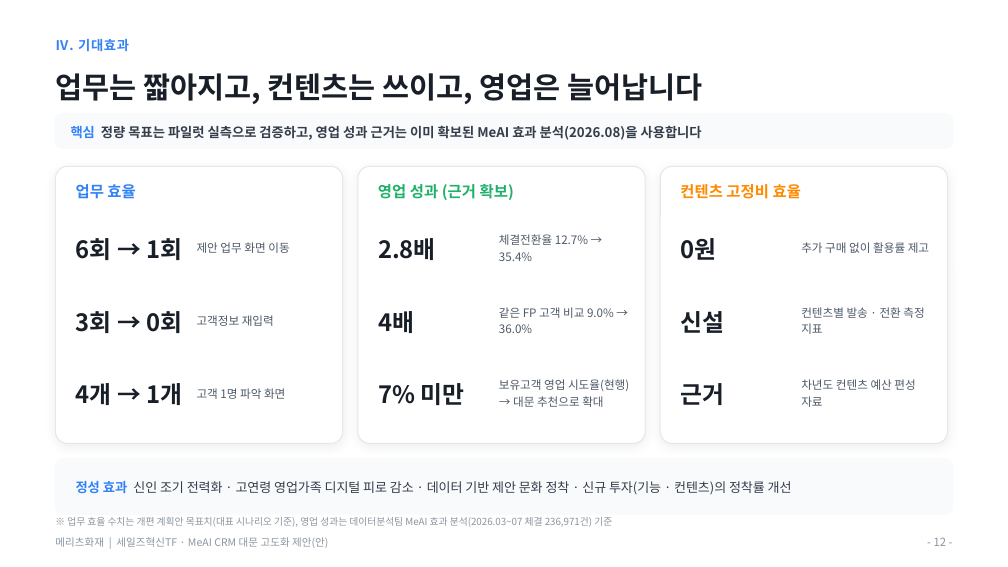
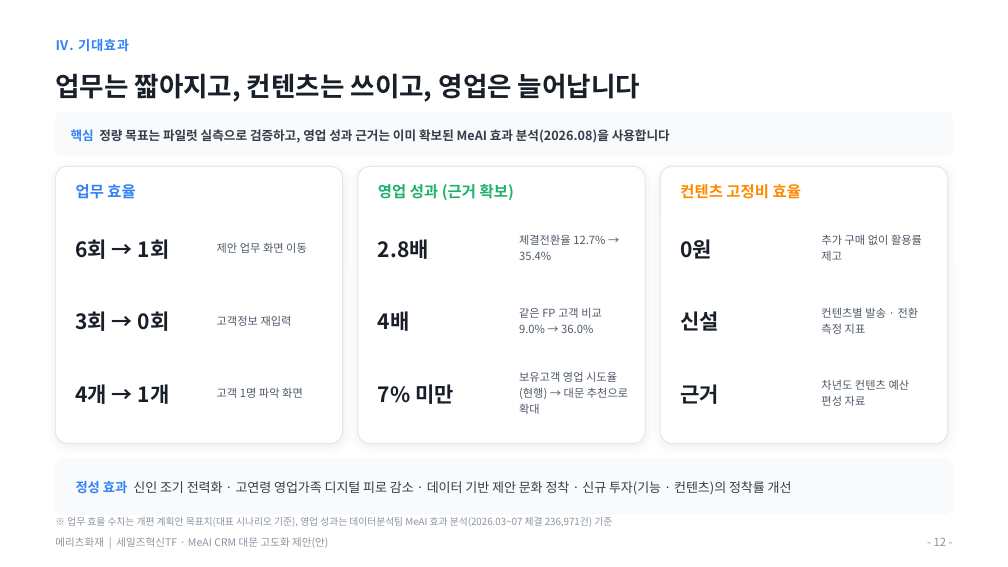
Before and after one commit to hunx11-sys/MeAI, a slide deck: slide 12 of docs/MeAI_CRM대문_고도화_제안_대표이사보고_2026.09.pptx. Drawn at 1008x567 pixels with LibreOffice and Linux fonts; fonts in the diff are those of the drawing. Boxes give left, top, right and bottom in pixels: in the first picture for what was removed or moved away, otherwise in the second. Text is boxed around its words. In the diff, an @@ line names an element or a change of style, - is before the commit and + after.

```diff
--- a/docs/MeAI_CRM대문_고도화_제안_대표이사보고_2026.09.pptx
+++ b/docs/MeAI_CRM대문_고도화_제안_대표이사보고_2026.09.pptx
@@ text "업무는 짧아지고, 컨텐츠는 쓰이고, 영업은 ..." at bbox=[55, 73, 640, 102]: size 21 to 19 pt @@
@@ rounded rectangle: place and size @@
-rounded rectangle at bbox=[55, 114, 953, 148]
+rounded rectangle at bbox=[55, 113, 953, 155]
@@ rounded rectangle at bbox=[55, 113, 953, 155]: proportions changed @@
@@ text "핵심 정량 목표는 파일럿 실측으로 ..." at bbox=[71, 129, 670, 143]: size 9.5 to 9 pt @@
@@ text "제안 업무 화면 이동": place and size @@
-text "제안 업무 화면 이동" at bbox=[197, 242, 289, 253]
+text "제안 업무 화면 이동" at bbox=[217, 243, 307, 253]
@@ text "체결전환율 12.7% → 35.4%": place and size @@
-text "체결전환율 12.7% → 35.4%" at bbox=[499, 234, 588, 261]
+text "체결전환율 12.7% → 35.4%" at bbox=[519, 235, 605, 260]
@@ text "추가 구매 없이 활용률 제고": place and size @@
-text "추가 구매 없이 활용률 제고" at bbox=[801, 242, 929, 253]
+text "추가 구매 없이 활용률 제고" at bbox=[821, 235, 922, 261]
@@ text "고객정보 재입력": place and size @@
-text "고객정보 재입력" at bbox=[197, 315, 274, 326]
+text "고객정보 재입력" at bbox=[217, 316, 292, 326]
@@ text "같은 FP 고객 비교 9.0% ...": place and size @@
-text "같은 FP 고객 비교 9.0% ..." at bbox=[499, 307, 614, 333]
+text "같은 FP 고객 비교 9.0% ..." at bbox=[519, 308, 602, 333]
@@ size 8.3 to 8 pt in 9 elements at bbox=[217, 243, 307, 253], bbox=[217, 316, 292, 326], bbox=[217, 388, 303, 398], bbox=[519, 372, 628, 414], bbox=[821, 380, 910, 406], bbox=[519, 235, 605, 260], bbox=[519, 308, 602, 333], bbox=[821, 235, 922, 261], bbox=[821, 307, 919, 334] @@
@@ text "컨텐츠별 발송 · 전환 측정 ...": place and size @@
-text "컨텐츠별 발송 · 전환 측정 ..." at bbox=[801, 307, 924, 334]
+text "컨텐츠별 발송 · 전환 측정 ..." at bbox=[821, 307, 919, 334]
@@ text "고객 1명 파악 화면": place and size @@
-text "고객 1명 파악 화면" at bbox=[197, 388, 285, 399]
+text "고객 1명 파악 화면" at bbox=[217, 388, 303, 398]
@@ text "보유고객 영업 시도율(현행) → 대문 ...": place and size @@
-text "보유고객 영업 시도율(현행) → 대문 ..." at bbox=[499, 379, 629, 407]
+text "보유고객 영업 시도율(현행) → 대문 ..." at bbox=[519, 372, 628, 414]
@@ size 17 to 15 pt in 9 elements at bbox=[76, 239, 170, 259], bbox=[76, 311, 170, 331], bbox=[76, 384, 170, 404], bbox=[378, 239, 429, 259], bbox=[378, 311, 410, 331], bbox=[378, 384, 454, 404], bbox=[680, 239, 712, 259], bbox=[680, 311, 719, 331], bbox=[680, 384, 719, 404] @@
@@ text "차년도 컨텐츠 예산 편성 자료": place and size @@
-text "차년도 컨텐츠 예산 편성 자료" at bbox=[801, 379, 915, 407]
+text "차년도 컨텐츠 예산 편성 자료" at bbox=[821, 380, 910, 406]
```
Also in this commit, not shown: 12 other slides changed, 1 other file.
